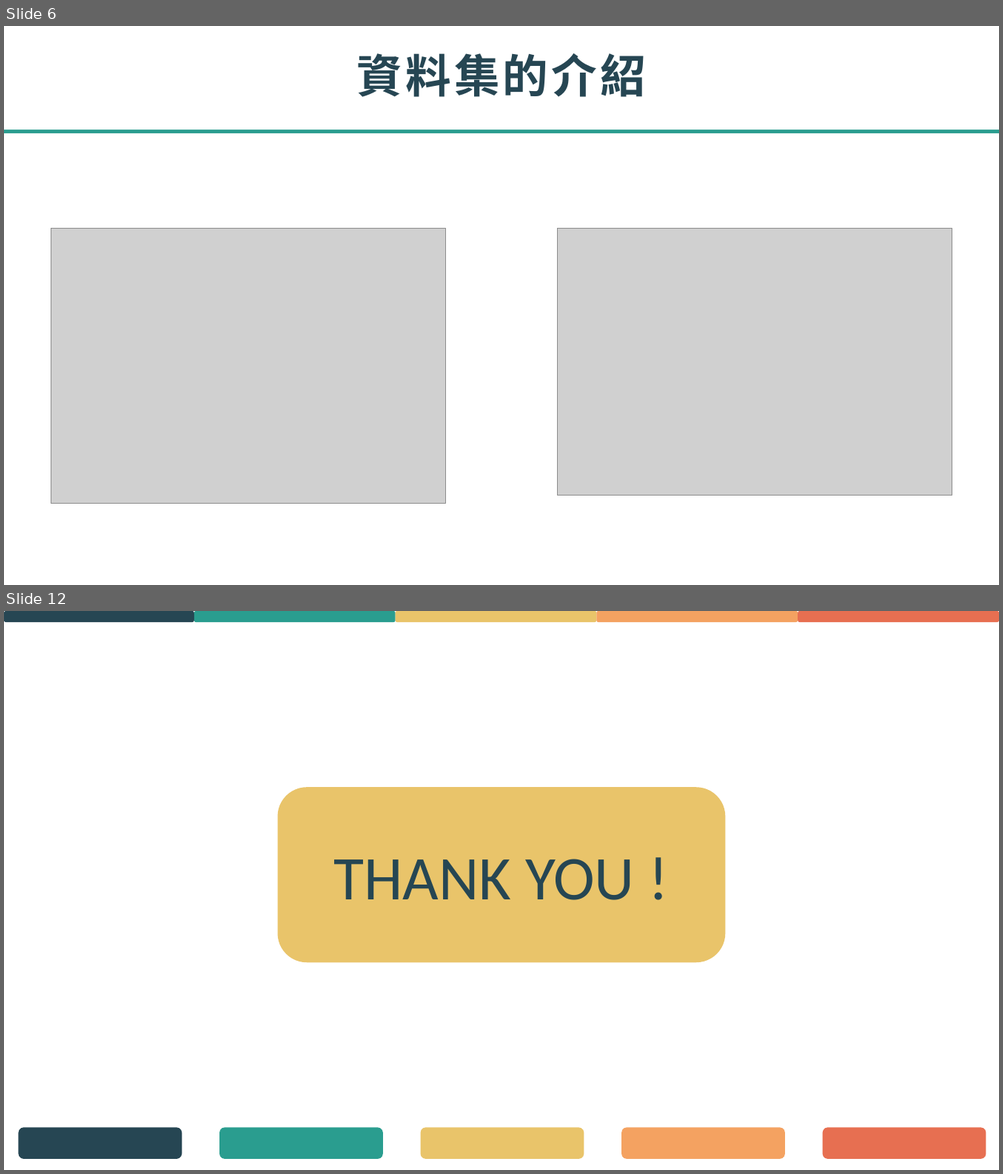
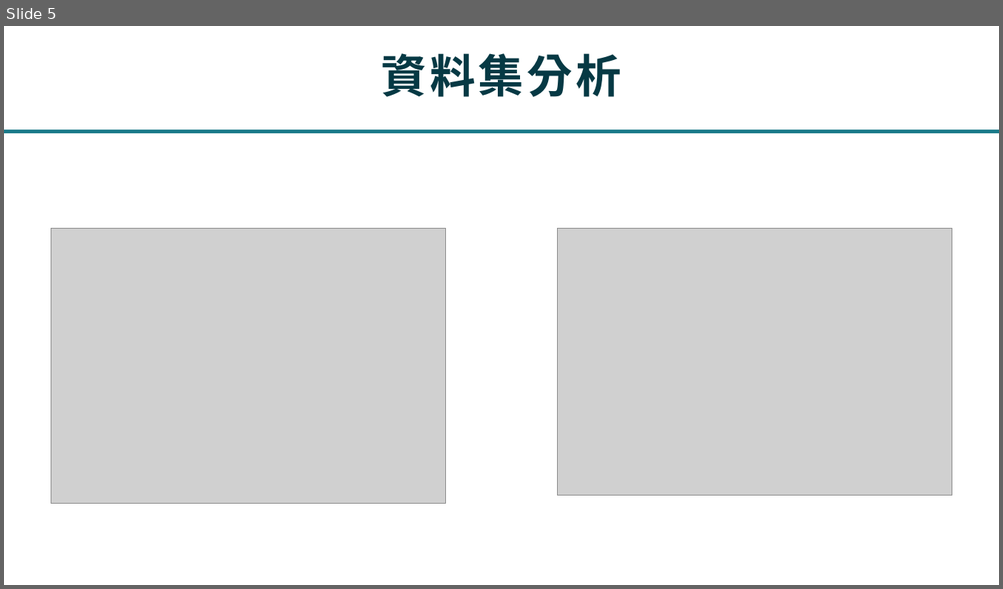
Before and after one commit to jhuangyahui/datamining, a slide deck: datamining.pptx. Shown one above the other, each under a label of ours: slides 6 and 12 before the commit, slide 5 after it; the slides between them are not shown. The pictures are 1003x1174 and 1003x589 pixels, drawn with LibreOffice and Linux fonts; fonts in the diff are those of the drawing; grey boxes stand for pictures. Boxes give left, top, right and bottom in pixels: in the first picture for what was removed or moved away, otherwise in the second. Text is boxed around its words. In the diff, an @@ line names an element or a change of style, - is before the commit and + after.

```diff
--- a/datamining.pptx
+++ b/datamining.pptx
@@ slide 12 removed at (4,611,999,1170), background #FFFFFF @@
@@ rounded rectangle removed at (4,611,194,622) @@
@@ rounded rectangle removed at (194,611,395,622) @@
@@ rounded rectangle removed at (395,611,597,622) @@
@@ rounded rectangle removed at (597,611,798,622) @@
@@ rounded rectangle removed at (798,611,999,622) @@
@@ rounded rectangle removed at (278,787,726,963) @@
-THANK YOU !
@@ rounded rectangle removed at (18,1128,182,1159) @@
@@ rounded rectangle removed at (219,1128,383,1159) @@
@@ rounded rectangle removed at (421,1128,583,1159) @@
@@ rounded rectangle removed at (622,1128,785,1159) @@
@@ rounded rectangle removed at (822,1128,986,1159) @@
@@ what was slide 6 is now slide 5 @@
@@ slide 5 changed as well @@
@@ title at (381,53,621,97): text changed; text colour #264653 to #063944 @@
-資料集的介紹
+資料集分析
@@ rectangle at (4,130,999,133): fill #2A9D8F to #197A89 @@
```
Also in this commit, not shown: 8 other slides changed, 11 slides added, 2 other slides removed, 11 other files.
